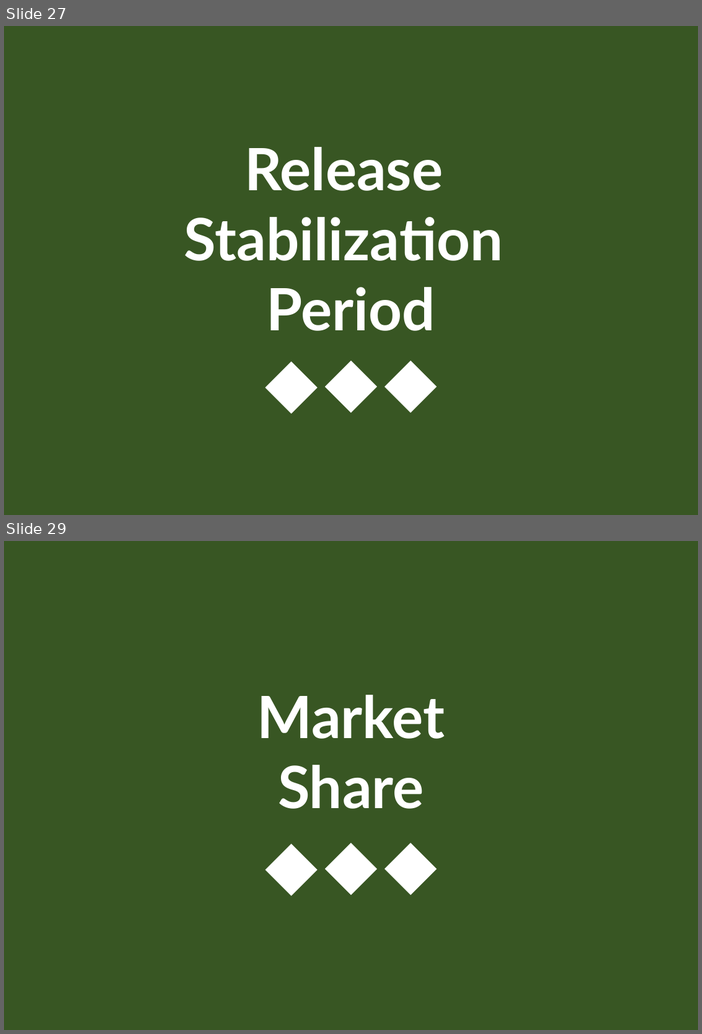
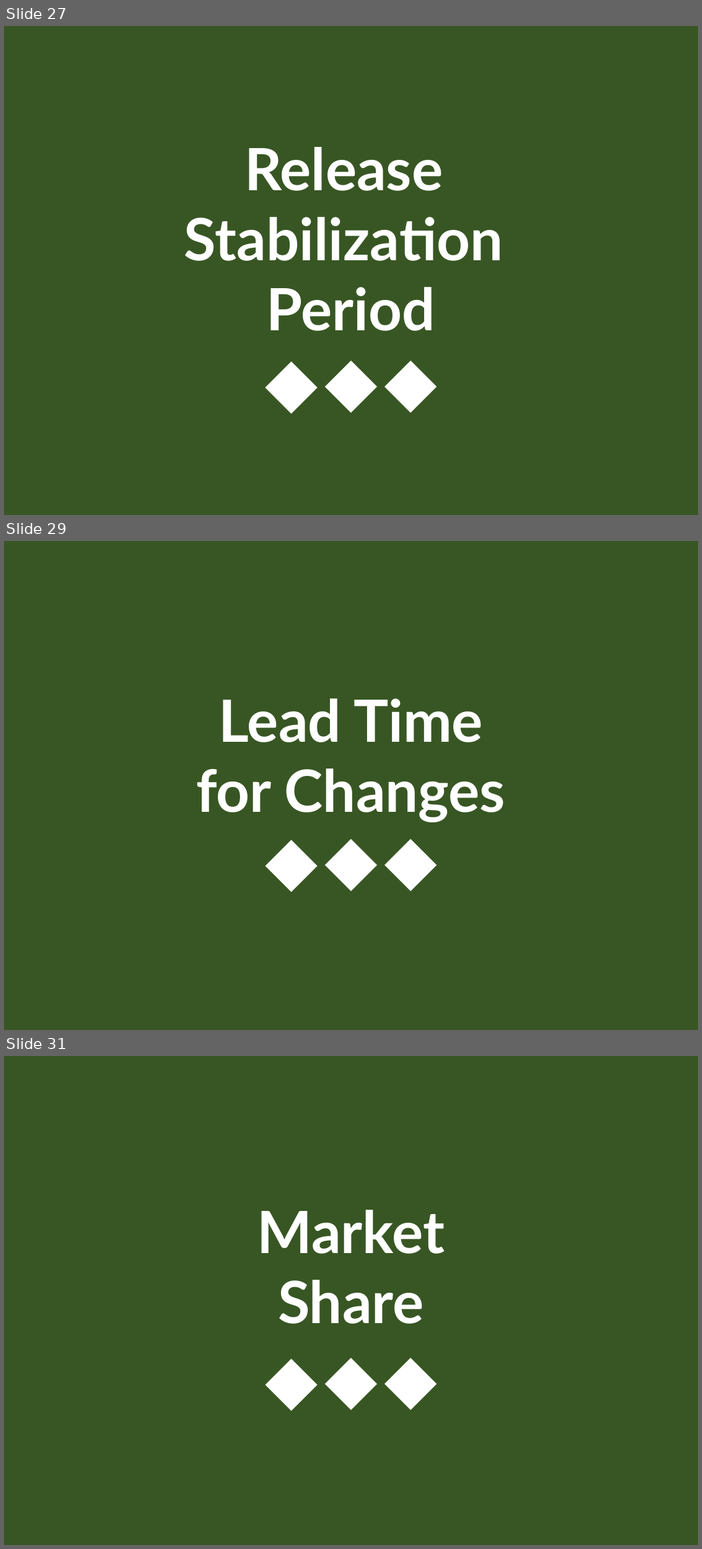
Before and after one commit to ScrumFacilitators/measuringoutcome-en, a slide deck: Measuring Outcome v2 - 2020 update.pptx. Shown one above the other, each under a label of ours: slides 27 and 29 before the commit, slides 27, 29 and 31 after it; the slides between them are not shown. The pictures are 702x1034 and 702x1549 pixels, drawn with LibreOffice and Linux fonts; fonts in the diff are those of the drawing. Boxes give left, top, right and bottom in pixels: in the first picture for what was removed or moved away, otherwise in the second. Text is boxed around its words. In the diff, an @@ line names an element or a change of style, - is before the commit and + after.

Commit message:
added  Lead Time for Changes (Green card)

```diff
--- a/Measuring Outcome v2 - 2020 update.pptx
+++ b/Measuring Outcome v2 - 2020 update.pptx
@@ slide 29 added at (4, 541, 698, 1030), background #FFFFFF @@
@@ rounded rectangle added at (4, 541, 698, 1030), fill #385723 @@
@@ group added at (196, 698, 506, 891): 3 diamonds, 1 text @@
+Lead Time
+for Changes
@@ what was slide 29 is now slide 31 @@
```
Also in this commit, not shown: 1 other slide added.
